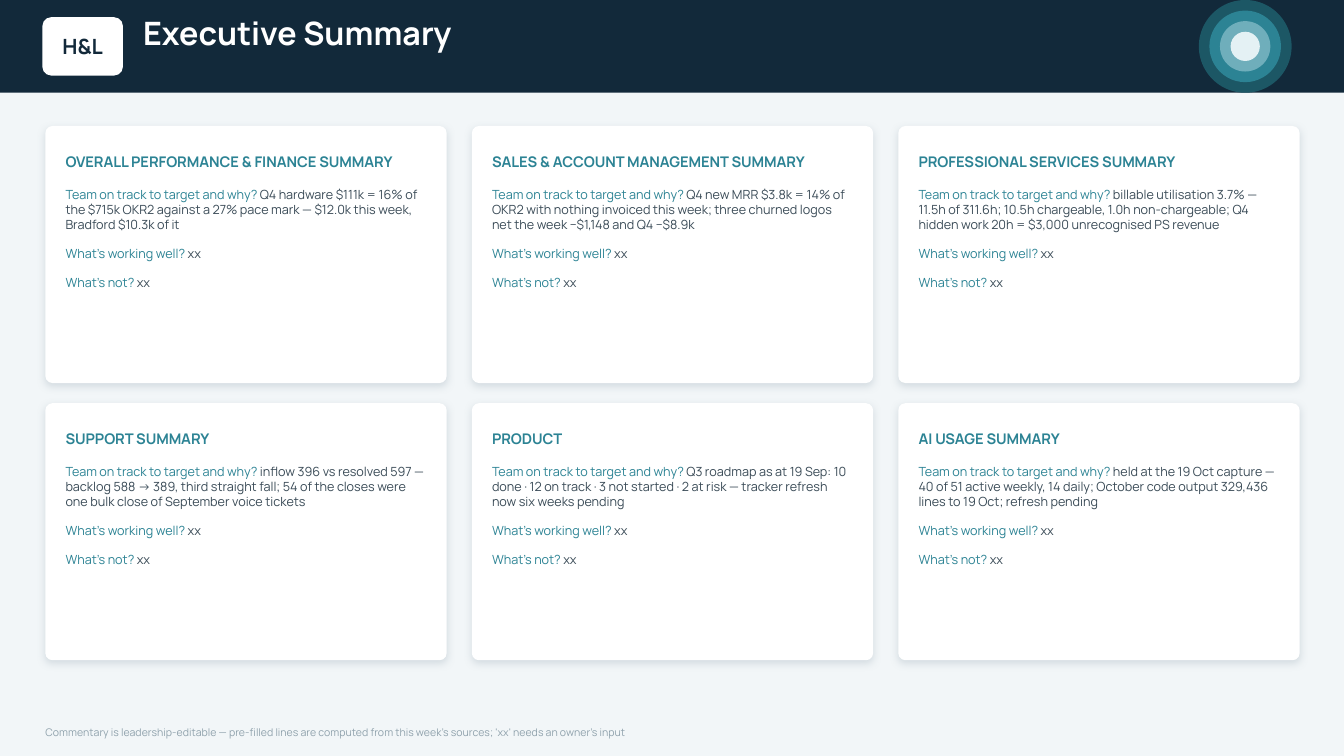
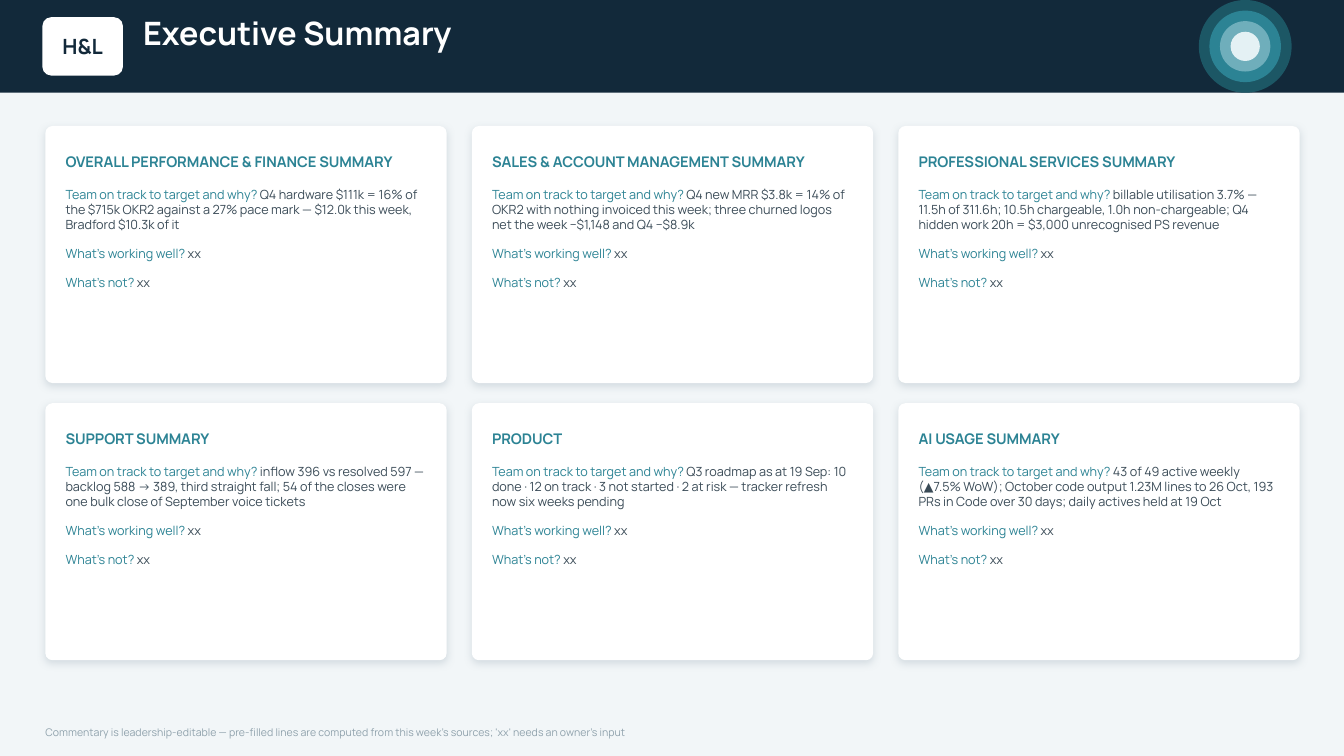
Before and after one commit to ihorner-hl/leadership-reporting, a slide deck: slide 3 of exec-deck/output/H&L Weekly Update - WC 19 Oct 2026.pptx. Drawn at 1344x756 pixels with LibreOffice and Linux fonts; fonts in the diff are those of the drawing. Boxes give left, top, right and bottom in pixels: in the first picture for what was removed or moved away, otherwise in the second. Text is boxed around its words. In the diff, an @@ line names an element or a change of style, - is before the commit and + after.

```diff
--- a/exec-deck/output/H&L Weekly Update - WC 19 Oct 2026.pptx
+++ b/exec-deck/output/H&L Weekly Update - WC 19 Oct 2026.pptx
@@ text at [919, 466, 1274, 509]: text changed @@
-Team on track to target and why? held at the 19 Oct capture — 40 of 51 active weekly, 14 daily; October code output 329,436 lines to 19 Oct; refresh pending
+Team on track to target and why? 43 of 49 active weekly (▲7.5% WoW); October code output 1.23M lines to 26 Oct, 193 PRs in Code over 30 days; daily actives held at 19 Oct
```
Also in this commit, not shown: 1 other slide changed, 2 other files.
